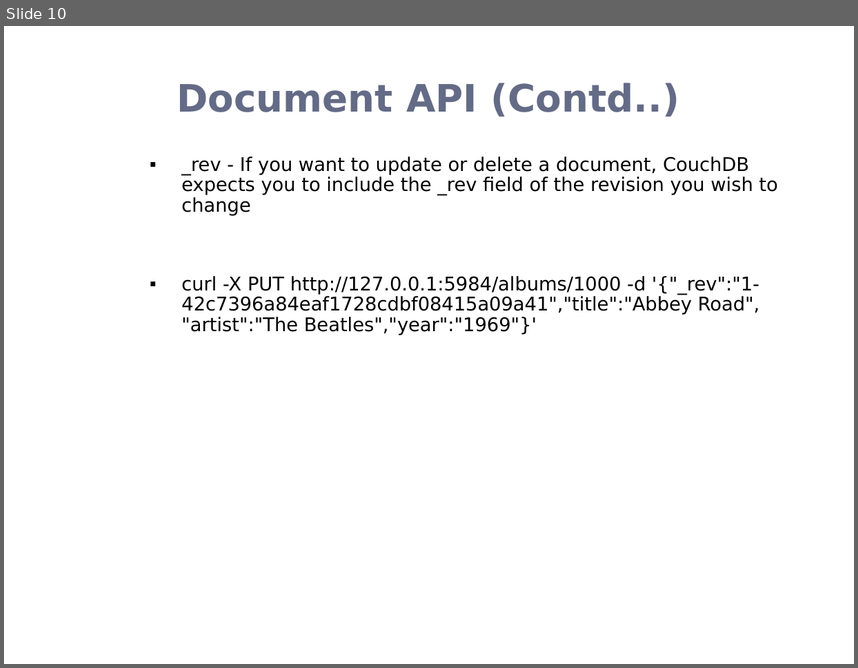
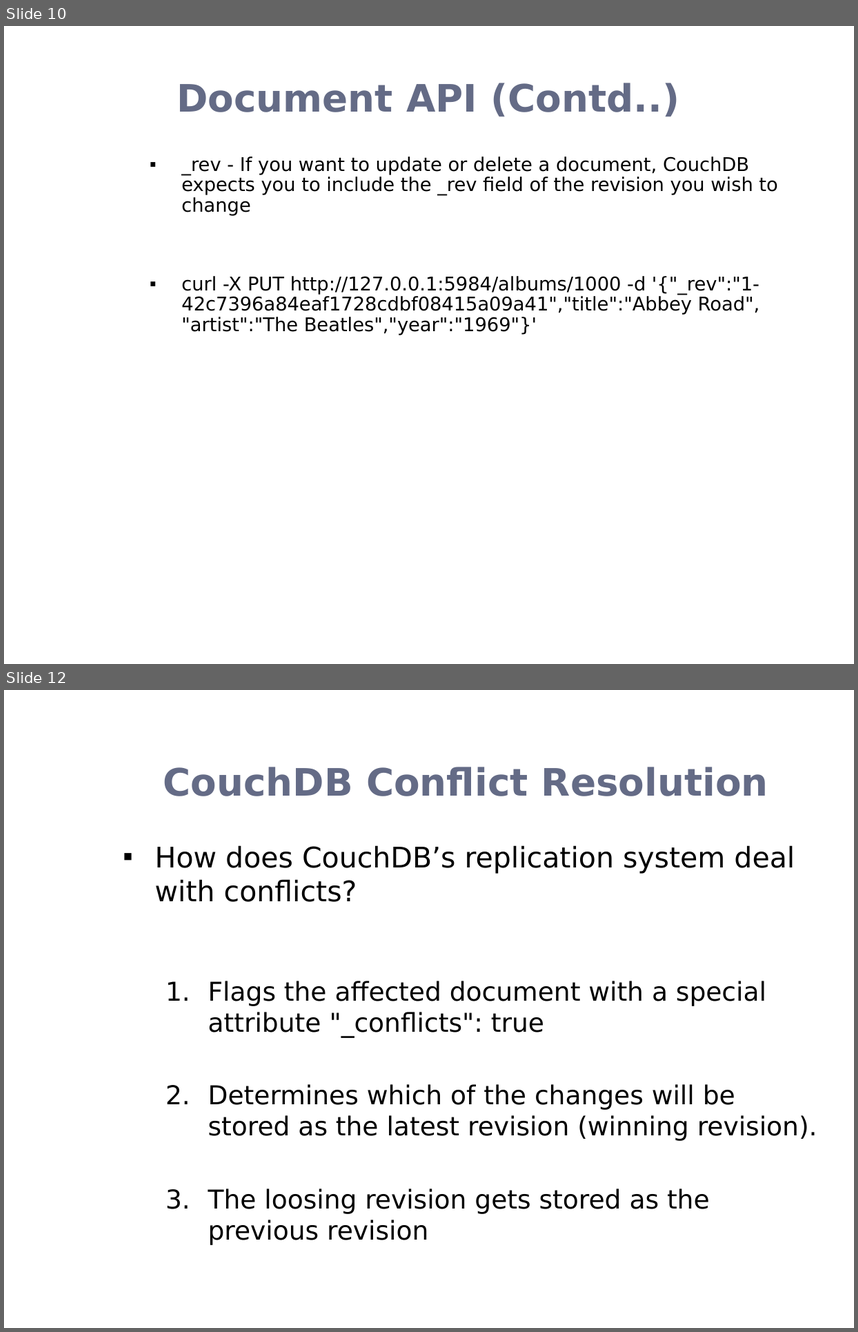
Before and after one commit to rohanz1993/Team_9_Heroku_Shopping_Cart_-_AWS_NoSQL_Service, a slide deck: Donita/CouchDB.pptx. Shown one above the other, each under a label of ours: slide 10 before the commit, slides 10 and 12 after it; the slides between them are not shown. The pictures are 858x668 and 858x1332 pixels, drawn with LibreOffice and Linux fonts; fonts in the diff are those of the drawing; background and template pictures are left out. Boxes give left, top, right and bottom in pixels: in the first picture for what was removed or moved away, otherwise in the second. Text is boxed around its words. In the diff, an @@ line names an element or a change of style, - is before the commit and + after.

Commit message:
Added conflict resolution

```diff
--- a/Donita/CouchDB.pptx
+++ b/Donita/CouchDB.pptx
@@ slide 12 added at box(4, 690, 854, 1328), background picture (left out) @@
@@ title added at box(163, 767, 769, 796), 32 pt, text #646B86, bold @@
+CouchDB Conflict Resolution
@@ text added at box(155, 845, 818, 1245), 22 pt, text #000000 @@
+▪ How does CouchDB’s replication system deal with conflicts?
+  1. Flags the affected document with a special attribute "_conflicts": true
+  2. Determines which of the changes will be stored as the latest revision (winning revision).
+  3. The loosing revision gets stored as the previous revision
```
Also in this commit, not shown: 3 slides changed, 8 other slides added.
